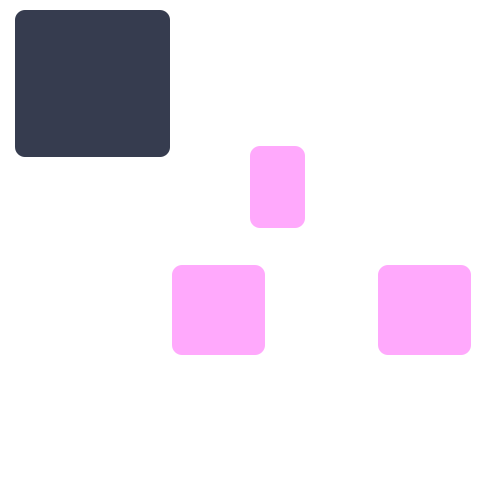
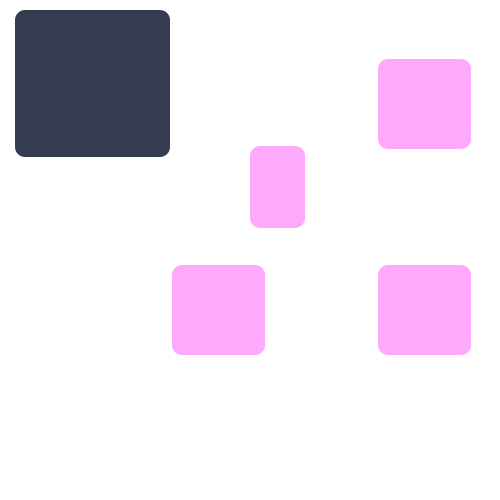
Layers edited between the first and the second w=500, h=500 image:
added layer "모서리가 둥근 직사각형 2 복사 2" above "모서리가 둥근 직사각형 2" over [378, 59, 471, 149]
